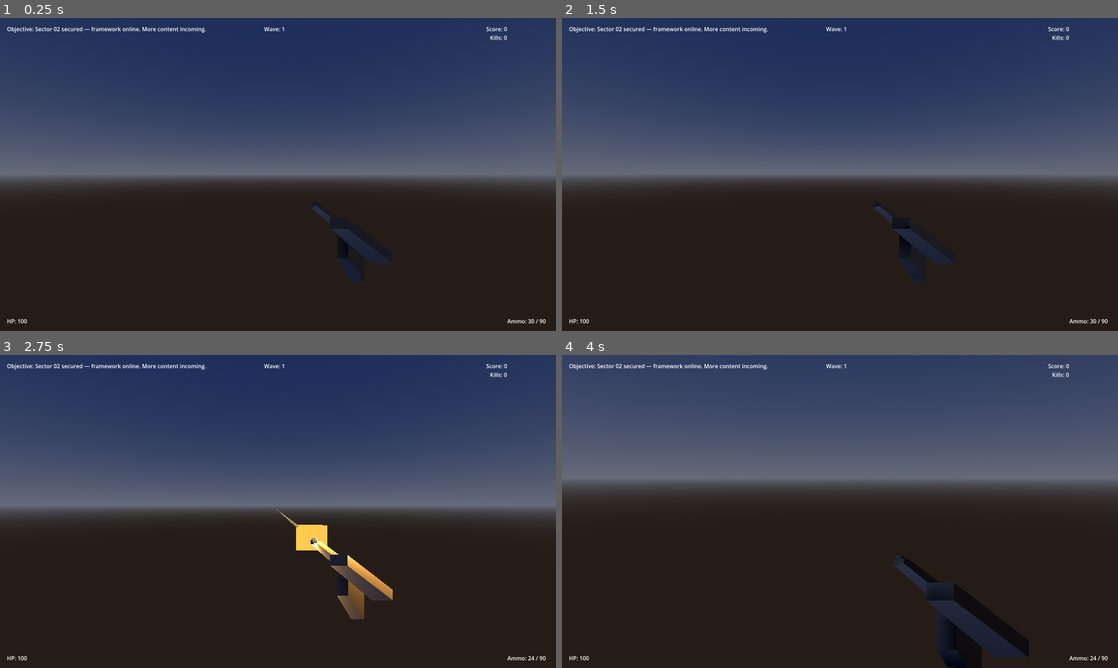
Above: before the commit, frames 1-4 (two rows, left to right).
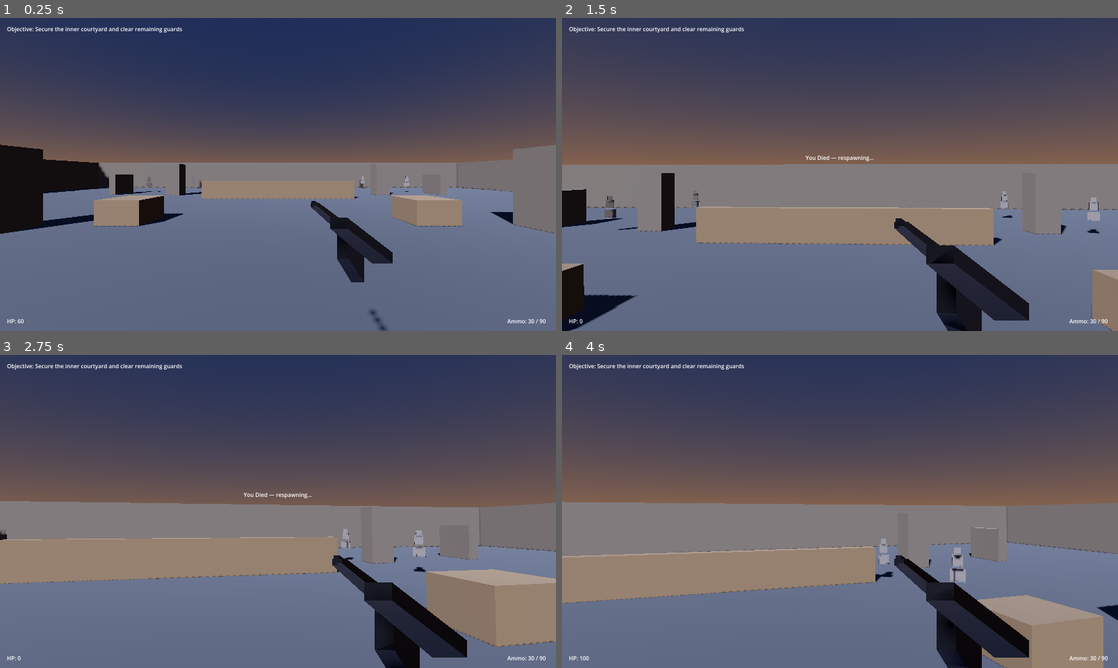
Above: after the commit, the same moments.

Repository: jou3706/last-loop
Game: Godot game, scene res://scenes/level_02.tscn
Two runs of this game, one before a commit and one after it. Both use one fixed random seed, a clock stepped at 60 frames per second and the inputs below. This scene is started directly instead of the project's main scene.
Inputs (mouse positions are in pixels of both pictures, inside the frame that each line leads up to):
- Up to frame 1 (0.25 s): no input
- Up to frame 2 (1.5 s): tap Enter at 0.5 s; move the mouse to (867, 174) at 0.52 s; hold Right mouse button (aim) 0.53-1.28 s; hold W (move_forward) from 0.53 s (still down); tap Space (jump) at 0.77 s; move the mouse to (812, 174) at 1.27 s; tap Ctrl (crouch) at 1.35 s
- Up to frame 3 (2.75 s): keep holding W (move_forward); tap Space (jump) at 1.52 s; move the mouse to (289, 505) at 2.02 s; press the mouse at (289, 505) at 2.03 s
- Up to frame 4 (4 s): keep holding W (move_forward); move the mouse to (834, 517) at 2.77 s; release the mouse at (834, 517) at 2.78 s; tap Shift (sprint) at 2.85 s; tap Space (jump) at 3.02, 3.77 s; move the mouse to (878, 514) at 3.52 s; hold Right mouse button (aim) from 3.53 s (still down)

The runs differ from the first frame. In frame 1, 59% of the frame differs, in the area x 0-100%, y 2-100%; in frame 2, 76%; in frame 3, 63%; in frame 4, 72%.

Commit message:
feat: level 02 courtyard arena — CSG environment, range guards, victory overlay

Diff:
--- a/scenes/level_02.tscn
+++ b/scenes/level_02.tscn
@@ -1,14 +1,17 @@
-[gd_scene load_steps=7 format=3]
+[gd_scene load_steps=13 format=3]
 
 [ext_resource type="Script" path="res://scripts/level_02.gd" id="meta"]
-[ext_resource type="PackedScene" path="res://scenes/player.tscn" id="1"]
+[ext_resource type="PackedScene" path="res://scenes/player.tscn" id="player"]
 [ext_resource type="PackedScene" path="res://scenes/ui/hud.tscn" id="hud"]
+[ext_resource type="PackedScene" path="res://scenes/enemy.tscn" id="enemy"]
+[ext_resource type="PackedScene" path="res://scenes/trigger_zone.tscn" id="tz"]
+[ext_resource type="PackedScene" path="res://scenes/ui/victory_overlay.tscn" id="victory"]
 
 [sub_resource type="ProceduralSkyMaterial" id="SkyMaterial_1"]
 sky_top_color = Color(0.12, 0.18, 0.35, 1)
-sky_horizon_color = Color(0.4, 0.42, 0.48, 1)
-ground_bottom_color = Color(0.15, 0.12, 0.1, 1)
-ground_horizon_color = Color(0.4, 0.42, 0.48, 1)
+sky_horizon_color = Color(0.55, 0.4, 0.3, 1)
+ground_bottom_color = Color(0.1, 0.08, 0.07, 1)
+ground_horizon_color = Color(0.4, 0.38, 0.36, 1)
 
 [sub_resource type="Sky" id="Sky_1"]
 sky_material = SubResource("SkyMaterial_1")
@@ -18,8 +21,21 @@
 sky = SubResource("Sky_1")
 ambient_light_source = 3
 
-[sub_resource type="BoxShape3D" id="BoxShape3D_Floor"]
-size = Vector3(40, 1, 40)
+[sub_resource type="StandardMaterial3D" id="MatFloorCSG"]
+albedo_color = Color(0.38, 0.4, 0.43, 1)
+roughness = 0.9
+
+[sub_resource type="StandardMaterial3D" id="MatWallCSG"]
+albedo_color = Color(0.52, 0.5, 0.47, 1)
+roughness = 0.95
+
+[sub_resource type="StandardMaterial3D" id="MatCoverCSG"]
+albedo_color = Color(0.6, 0.52, 0.42, 1)
+roughness = 0.85
+
+[sub_resource type="NavigationMesh" id="NavigationMesh_court"]
+vertices = PackedVector3Array(-21, 0, -13, 21, 0, -13, 21, 0, 13, -21, 0, 13)
+polygons = [PackedInt32Array(0, 1, 2, 3)]
 
 [node name="Level02" type="Node3D"]
 script = ExtResource("meta")
@@ -31,15 +47,115 @@
 transform = Transform3D(0.819152, 0.368688, -0.439385, 0, 0.766044, 0.642788, 0.573576, -0.526541, 0.627507, 0, 10, 0)
 shadow_enabled = true
 
-[node name="Floor" type="StaticBody3D" parent="."]
+[node name="FloorCSG" type="CSGBox3D" parent="."]
 transform = Transform3D(1, 0, 0, 0, 1, 0, 0, 0, 1, 0, -0.5, 0)
+size = Vector3(44, 1, 28)
+use_collision = true
+material = SubResource("MatFloorCSG")
 
-[node name="CollisionShape3D" type="CollisionShape3D" parent="Floor"]
-shape = SubResource("BoxShape3D_Floor")
+[node name="WallNorth" type="CSGBox3D" parent="."]
+transform = Transform3D(1, 0, 0, 0, 1, 0, 0, 0, 1, 0, 1.5, -14)
+size = Vector3(44, 3, 0.5)
+use_collision = true
+material = SubResource("MatWallCSG")
+
+[node name="WallSouth" type="CSGBox3D" parent="."]
+transform = Transform3D(1, 0, 0, 0, 1, 0, 0, 0, 1, 0, 1.5, 14)
+size = Vector3(44, 3, 0.5)
+use_collision = true
+material = SubResource("MatWallCSG")
+
+[node name="WallEast" type="CSGBox3D" parent="."]
+transform = Transform3D(1, 0, 0, 0, 1, 0, 0, 0, 1, 22, 1.5, 0)
+size = Vector3(0.5, 3, 28)
+use_collision = true
+material = SubResource("MatWallCSG")
+
+[node name="WallWest" type="CSGBox3D" parent="."]
+transform = Transform3D(1, 0, 0, 0, 1, 0, 0, 0, 1, -22, 1.5, 0)
+size = Vector3(0.5, 3, 28)
+use_collision = true
+material = SubResource("MatWallCSG")
 
 [node name="NavigationRegion3D" type="NavigationRegion3D" parent="."]
+navigation_mesh = SubResource("NavigationMesh_court")
 
-[node name="Player" parent="." instance=ExtResource("1")]
-transform = Transform3D(1, 0, 0, 0, 1, 0, 0, 0, 1, 0, 0.05, 0)
+[node name="PlayerSpawn" type="Marker3D" parent="."]
+transform = Transform3D(1, 0, 0, 0, 1, 0, 0, 0, 1, 0, 0, 11)
+
+[node name="Player" parent="." instance=ExtResource("player")]
+transform = Transform3D(1, 0, 0, 0, 1, 0, 0, 0, 1, 0, 0.05, 11)
+
+[node name="CoverMid" type="CSGBox3D" parent="."]
+transform = Transform3D(1, 0, 0, 0, 1, 0, 0, 0, 1, 0, 0.6, -2.5)
+size = Vector3(10, 1.2, 0.4)
+use_collision = true
+material = SubResource("MatCoverCSG")
+
+[node name="Pillar1" type="CSGBox3D" parent="."]
+transform = Transform3D(1, 0, 0, 0, 1, 0, 0, 0, 1, -8, 1.2, 5)
+size = Vector3(1, 2.4, 1)
+use_collision = true
+material = SubResource("MatWallCSG")
+
+[node name="Pillar2" type="CSGBox3D" parent="."]
+transform = Transform3D(1, 0, 0, 0, 1, 0, 0, 0, 1, 8, 1.2, 5)
+size = Vector3(1, 2.4, 1)
+use_collision = true
+material = SubResource("MatWallCSG")
+
+[node name="Pillar3" type="CSGBox3D" parent="."]
+transform = Transform3D(1, 0, 0, 0, 1, 0, 0, 0, 1, -8, 1.2, -5)
+size = Vector3(1, 2.4, 1)
+use_collision = true
+material = SubResource("MatWallCSG")
+
+[node name="Pillar4" type="CSGBox3D" parent="."]
+transform = Transform3D(1, 0, 0, 0, 1, 0, 0, 0, 1, 8, 1.2, -5)
+size = Vector3(1, 2.4, 1)
+use_collision = true
+material = SubResource("MatWallCSG")
+
+[node name="CrateA" type="CSGBox3D" parent="."]
+transform = Transform3D(1, 0, 0, 0, 1, 0, 0, 0, 1, -5, 0.4, 4)
+size = Vector3(1.4, 0.8, 1.4)
+use_collision = true
+material = SubResource("MatCoverCSG")
+
+[node name="CrateB" type="CSGBox3D" parent="."]
+transform = Transform3D(1, 0, 0, 0, 1, 0, 0, 0, 1, 5, 0.4, 4)
+size = Vector3(1.4, 0.8, 1.4)
+use_collision = true
+material = SubResource("MatCoverCSG")
+
+[node name="BunkerL" type="CSGBox3D" parent="."]
+transform = Transform3D(1, 0, 0, 0, 1, 0, 0, 0, 1, -13, 0.8, -6)
+size = Vector3(0.5, 1.6, 2)
+use_collision = true
+material = SubResource("MatWallCSG")
+
+[node name="BunkerR" type="CSGBox3D" parent="."]
+transform = Transform3D(1, 0, 0, 0, 1, 0, 0, 0, 1, 13, 0.8, -6)
+size = Vector3(0.5, 1.6, 2)
+use_collision = true
+material = SubResource("MatWallCSG")
+
+[node name="Enemy1" parent="." instance=ExtResource("enemy")]
+transform = Transform3D(1, 0, 0, 0, 1, 0, 0, 0, 1, -12, 0, -8)
+
+[node name="Enemy2" parent="." instance=ExtResource("enemy")]
+transform = Transform3D(1, 0, 0, 0, 1, 0, 0, 0, 1, 12, 0, -8)
+
+[node name="Enemy3" parent="." instance=ExtResource("enemy")]
+transform = Transform3D(1, 0, 0, 0, 1, 0, 0, 0, 1, -10, 0, -13)
+
+[node name="Enemy4" parent="." instance=ExtResource("enemy")]
+transform = Transform3D(1, 0, 0, 0, 1, 0, 0, 0, 1, 10, 0, -13)
+
+[node name="TriggerVictory" parent="." instance=ExtResource("tz")]
+transform = Transform3D(1, 0, 0, 0, 1, 0, 0, 0, 1, 0, 1, -13)
+objective_text = "Level Complete — Mission Accomplished"
 
 [node name="HUD" parent="." instance=ExtResource("hud")]
+
+[node name="VictoryOverlay" parent="." instance=ExtResource("victory")]
--- /dev/null
+++ b/scenes/ui/victory_overlay.tscn
@@ -0,0 +1,71 @@
+[gd_scene load_steps=2 format=3]
+
+[ext_resource type="Script" path="res://scripts/ui/victory_overlay.gd" id="1"]
+
+[node name="VictoryOverlay" type="CanvasLayer"]
+visible = false
+script = ExtResource("1")
+
+[node name="Panel" type="ColorRect" parent="."]
+mouse_filter = 0
+layout_mode = 3
+anchors_preset = 15
+anchor_right = 1.0
+anchor_bottom = 1.0
+grow_horizontal = 2
+grow_vertical = 2
+color = Color(0, 0, 0, 0.8)
+
+[node name="Title" type="Label" parent="Panel"]
+layout_mode = 1
+anchors_preset = 8
+anchor_left = 0.5
+anchor_top = 0.5
+anchor_right = 0.5
+anchor_bottom = 0.5
+offset_left = -400.0
+offset_top = -120.0
+offset_right = 400.0
+offset_bottom = -60.0
+grow_horizontal = 2
+grow_vertical = 2
+horizontal_alignment = 1
+vertical_alignment = 1
+text = "LEVEL COMPLETE"
+font_size = 72
+
+[node name="Subtitle" type="Label" parent="Panel"]
+layout_mode = 1
+anchors_preset = 8
+anchor_left = 0.5
+anchor_top = 0.5
+anchor_right = 0.5
+anchor_bottom = 0.5
+offset_left = -400.0
+offset_top = -55.0
+offset_right = 400.0
+offset_bottom = -10.0
+grow_horizontal = 2
+grow_vertical = 2
+horizontal_alignment = 1
+vertical_alignment = 1
+text = "Mission Accomplished — Sector secured"
+font_size = 30
+
+[node name="Hint" type="Label" parent="Panel"]
+layout_mode = 1
+anchors_preset = 8
+anchor_left = 0.5
+anchor_top = 0.5
+anchor_right = 0.5
+anchor_bottom = 0.5
+offset_left = -400.0
+offset_top = 20.0
+offset_right = 400.0
+offset_bottom = 60.0
+grow_horizontal = 2
+grow_vertical = 2
+horizontal_alignment = 1
+vertical_alignment = 1
+text = "You may keep exploring the courtyard"
+font_size = 18
--- a/scripts/level_02.gd
+++ b/scripts/level_02.gd
@@ -1,4 +1,17 @@
 extends Node3D
 
+const INITIAL_OBJECTIVE := "Secure the inner courtyard and clear remaining guards"
+
 func _ready() -> void:
-	ObjectiveManager.set_objective("Sector 02 secured — framework online. More content incoming.")
+	ObjectiveManager.set_objective(INITIAL_OBJECTIVE)
+	call_deferred("_setup_victory")
+
+func _setup_victory() -> void:
+	var tz := get_node_or_null("TriggerVictory")
+	if tz != null and tz.has_signal("triggered"):
+		tz.triggered.connect(_on_victory)
+
+func _on_victory(_body: Node3D) -> void:
+	var overlay := get_node_or_null("VictoryOverlay")
+	if overlay != null and overlay.has_method("show_victory"):
+		overlay.show_victory()
--- a/scripts/trigger_zone.gd
+++ b/scripts/trigger_zone.gd
@@ -1,4 +1,6 @@
 extends Area3D
+
+signal triggered(body: Node3D)
 
 @export var objective_text := ""
 @export var enemy_group: PackedScene
@@ -25,6 +27,7 @@
 		_used = true
 	if complete_level:
 		_complete_level()
+	triggered.emit(body)
 
 func _spawn_group() -> void:
 	var group := enemy_group.instantiate()
--- a/scripts/ui/hud.gd
+++ b/scripts/ui/hud.gd
@@ -24,6 +24,13 @@
 		if _gm.has_signal("wave_started"):
 			_gm.wave_started.connect(_on_wave_started)
 			_gm.wave_cleared.connect(_on_wave_cleared)
+		wave_label.visible = true
+		score_label.visible = true
+		kills_label.visible = true
+	else:
+		wave_label.visible = false
+		score_label.visible = false
+		kills_label.visible = false
 
 func _on_wave_started(wave: int) -> void:
 	_show_info("Wave %d" % wave)
--- /dev/null
+++ b/scripts/ui/victory_overlay.gd
@@ -0,0 +1,12 @@
+extends CanvasLayer
+
+@onready var panel: ColorRect = $Panel
+
+func _ready() -> void:
+	visible = false
+
+func show_victory() -> void:
+	visible = true
+	panel.modulate.a = 0.0
+	var tw := create_tween()
+	tw.tween_property(panel, "modulate:a", 1.0, 0.5)
